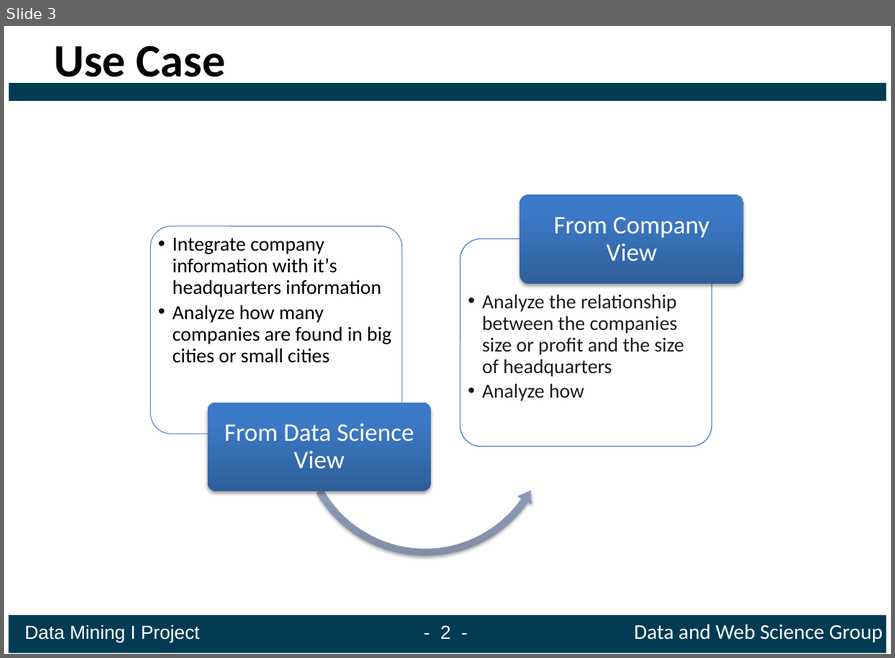
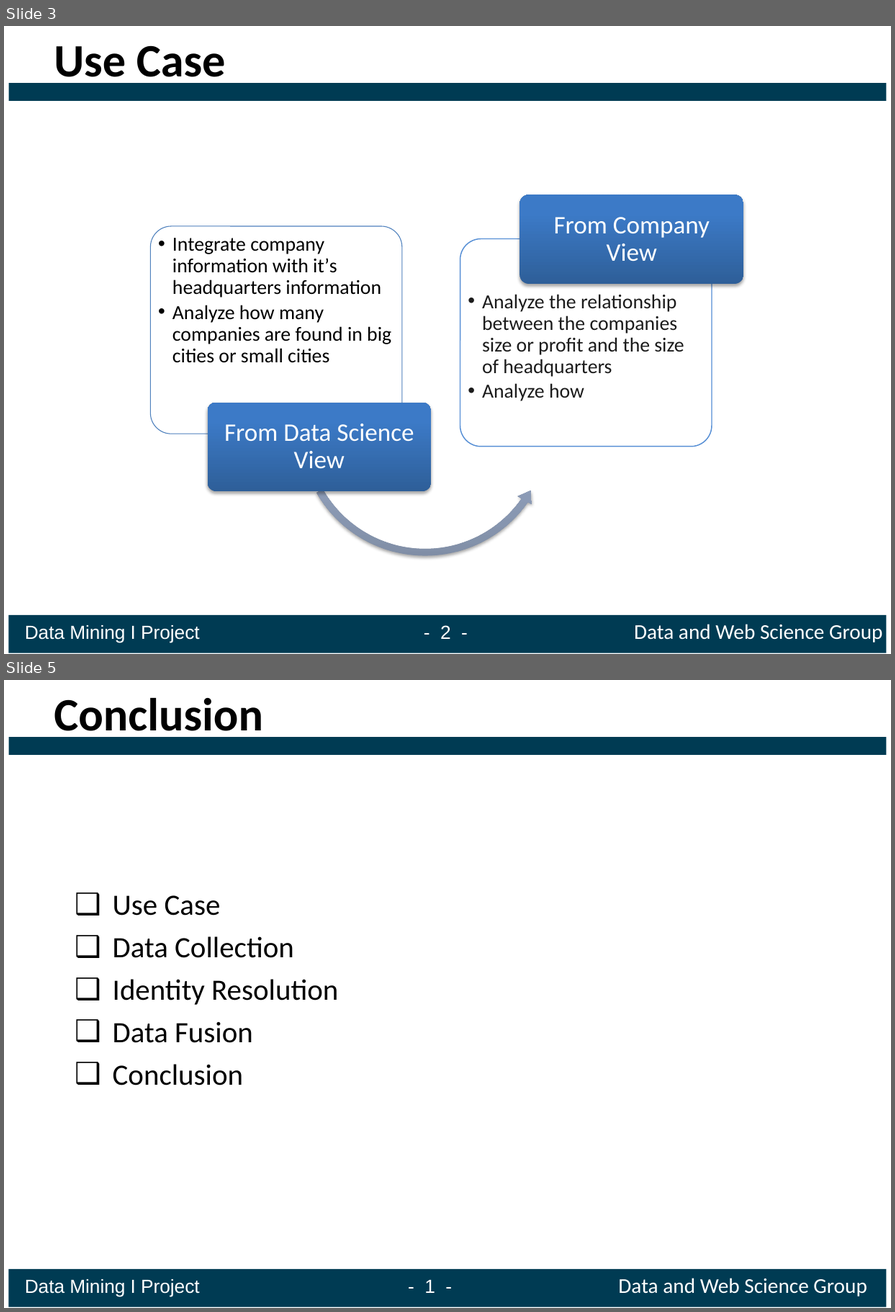
Before and after one commit to ofrendo/WebDataIntegration, a slide deck: presentation/Presentation_template.pptx. Shown one above the other, each under a label of ours: slide 3 before the commit, slides 3 and 5 after it; the slides between them are not shown. The pictures are 895x658 and 895x1312 pixels, drawn with LibreOffice and Linux fonts; fonts in the diff are those of the drawing. Boxes give left, top, right and bottom in pixels: in the first picture for what was removed or moved away, otherwise in the second. Text is boxed around its words. In the diff, an @@ line names an element or a change of style, - is before the commit and + after.

```diff
--- a/presentation/Presentation_template.pptx
+++ b/presentation/Presentation_template.pptx
@@ slide 5 added at (4,680,891,1308), background #FFFFFF; not listed: 2 template elements that a slide beside it also shows @@
@@ title added at (54,698,263,742), 44 pt, text #000000, bold @@
+Conclusion
@@ text added at (113,895,338,1085), 28 pt, text #000000 @@
+  ❑ Use Case
+  ❑ Data Collection
+  ❑ Identity Resolution
+  ❑ Data Fusion
+  ❑ Conclusion
@@ text added at (25,1278,867,1297), 20 pt, text #FFFFFF @@
+Data Mining I Project - 1 - Data and Web Science Group
```
Also in this commit, not shown: 1 slide changed.
